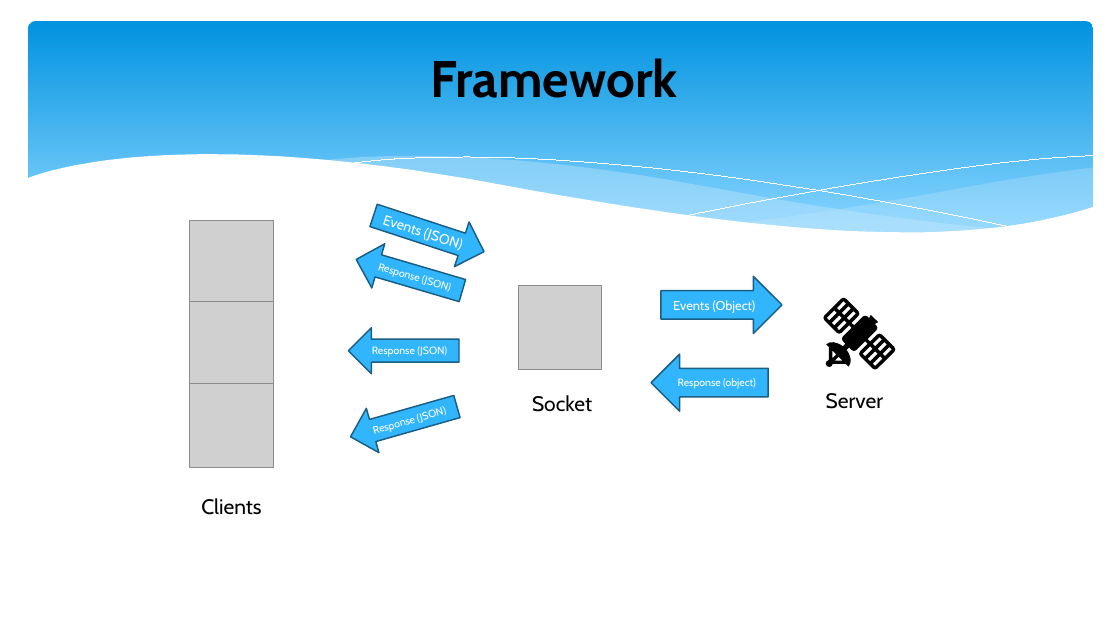
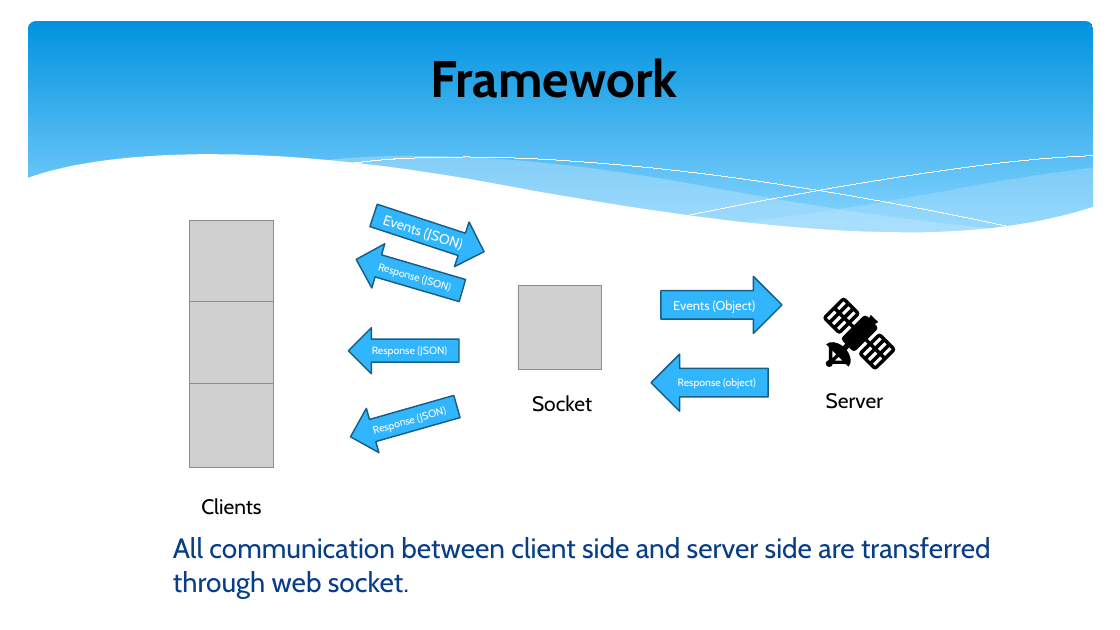
Before and after one commit to Gene-He/ChatApp, a slide deck: slide 3 of src/main/resources/HW10PPT.pptx. Drawn at 1120x630 pixels with LibreOffice and Linux fonts; fonts in the diff are those of the drawing; grey boxes stand for pictures. Boxes give left, top, right and bottom in pixels: in the first picture for what was removed or moved away, otherwise in the second. Text is boxed around its words. In the diff, an @@ line names an element or a change of style, - is before the commit and + after.

```diff
--- a/src/main/resources/HW10PPT.pptx
+++ b/src/main/resources/HW10PPT.pptx
@@ text added at [173, 537, 991, 598], 24 pt, text #073E87 @@
+All communication between client side and server side are transferred through web socket.
```
Also in this commit, not shown: 2 other slides changed, 2 slides added, 4 slides removed.
